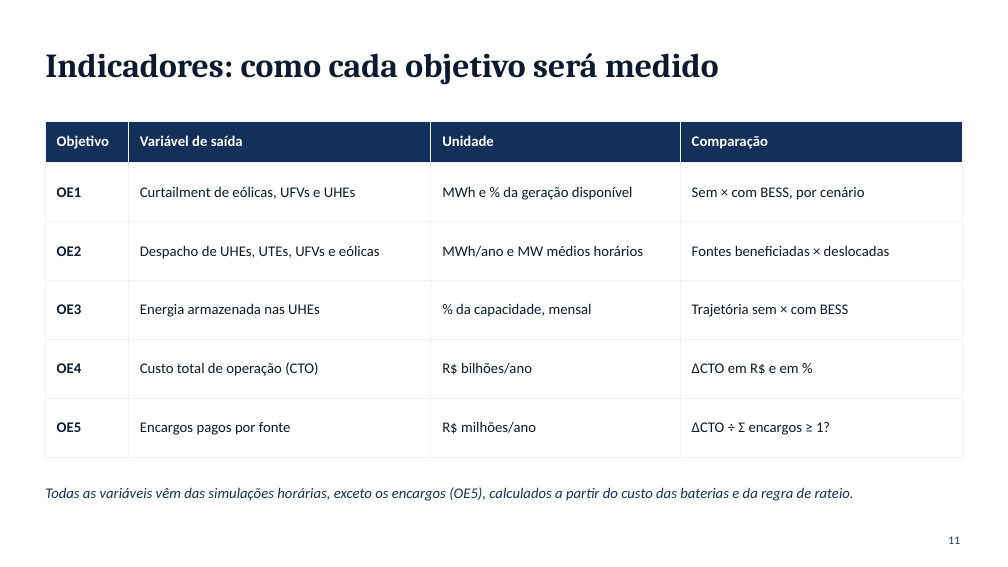
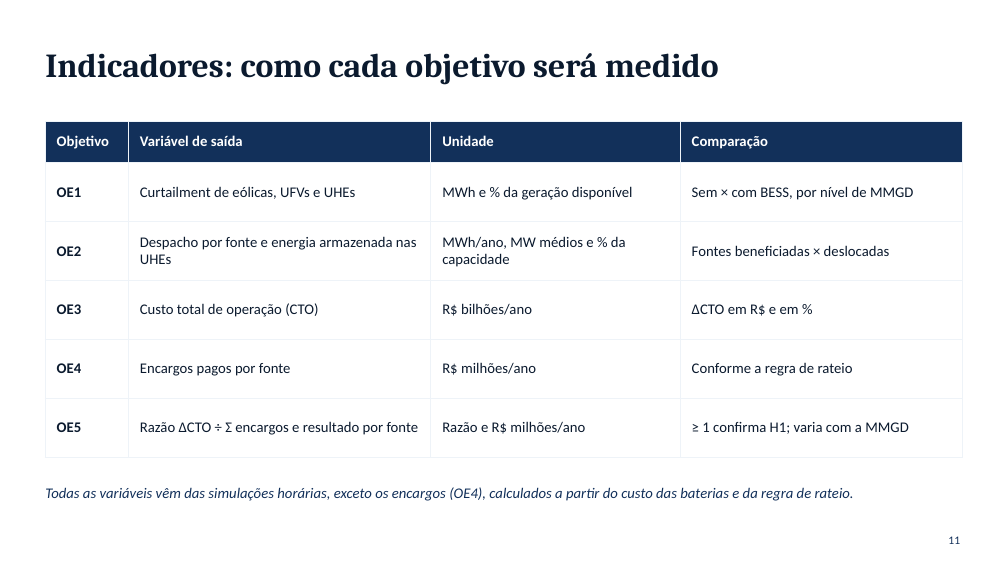
Before and after one commit to RonaldoSouza74/Instituto-de-Economia, a slide deck: slide 11 of Baterias_SIN_Economia_Setor_Eletrico_I.pptx. Drawn at 1008x567 pixels with LibreOffice and Linux fonts; fonts in the diff are those of the drawing. Boxes give left, top, right and bottom in pixels: in the first picture for what was removed or moved away, otherwise in the second. Text is boxed around its words. In the diff, an @@ line names an element or a change of style, - is before the commit and + after.

```diff
--- a/Baterias_SIN_Economia_Setor_Eletrico_I.pptx
+++ b/Baterias_SIN_Economia_Setor_Eletrico_I.pptx
@@ table at (45,121,963,439) @@
-row 2, column 4: Sem × com BESS, por cenário
+row 2, column 4: Sem × com BESS, por nível de MMGD
-row 3, column 2: Despacho de UHEs, UTEs, UFVs e eólicas
+row 3, column 2: Despacho por fonte e energia armazenada nas UHEs
-row 3, column 3: MWh/ano e MW médios horários
+row 3, column 3: MWh/ano, MW médios e % da capacidade
-row 4: OE3 | Energia armazenada nas UHEs | % da capacidade, mensal | Trajetória sem × com BESS
+row 4: OE3 | Custo total de operação (CTO) | R$ bilhões/ano | ΔCTO em R$ e em %
-row 5: OE4 | Custo total de operação (CTO) | R$ bilhões/ano | ΔCTO em R$ e em %
+row 5: OE4 | Encargos pagos por fonte | R$ milhões/ano | Conforme a regra de rateio
-row 6: OE5 | Encargos pagos por fonte | R$ milhões/ano | ΔCTO ÷ Σ encargos ≥ 1?
+row 6: OE5 | Razão ΔCTO ÷ Σ encargos e resultado por fonte | Razão e R$ milhões/ano | ≥ 1 confirma H1; varia com a MMGD
@@ text at (45,487,854,501): text changed @@
-Todas as variáveis vêm das simulações horárias, exceto os encargos (OE5), calculados a partir do custo das baterias e da regra de rateio.
+Todas as variáveis vêm das simulações horárias, exceto os encargos (OE4), calculados a partir do custo das baterias e da regra de rateio.
```
Also in this commit, not shown: 2 other slides changed.
